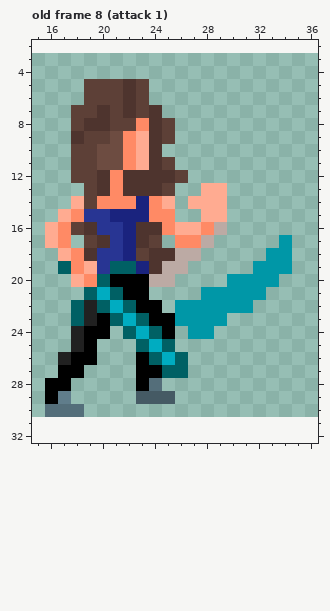
A pixel-art file gets an edit: assets/characters/lilah.aseprite. Above is the file before it was changed.
28x28 pixels, 8 frames. Colours within 5 levels of each other are drawn and written as one. Shown: old frame 8 (attack 1): x 15..36, y 2..32. The old version is drawn lined up with the new one, on the new canvas. The commit also changed other frames, which this record leaves out.
After the commit:
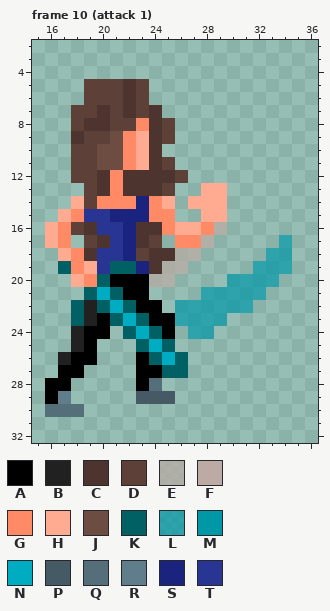
Palette (. is transparent): A #000000  B #212121  C #4e342e  D #5d4037  E #bcaaa4af  F #bcaaa4  G #ff8a65  H #ffab91  J #6d4c41  K #006064  L #0097a7af  M #0097a7  N #00acc1  P #455a64  Q #546e7a  R #607d8b  S #1a237e  T #283593
A new or re-ordered frame is compared with the old frame closest to it.
Author's note on the commit: lilah updated, added walk and jump
Diff:
canvas 28x28 -> 50x34, the old top-left corner now at 15,3
frames 8 -> 26
--- frame 10 (attack 1) is new; against old frame 8 (attack 1)
@@ x 22..36 @@
 15 SSGG..HH.......
-16 SCCGHHGF.......
-17 SCD.GGF.....M..
-18 SDCCFF.....MM..
-19 KSCFF.....MMM..
-20 AAFF....MMMM...
-21 AA....MMMMM....
-22 KAA.MMMMMM.....
-23 NKAAMMMM.......
-24 KNKA.MM........
+16 SCCGHHGE.......
+17 SCD.GGE.....L..
+18 SDCCEE.....LL..
+19 KSCEE.....LLL..
+20 AAEE....LLLL...
+21 AA....LLLLL....
+22 KAA.LLLLLL.....
+23 NKAALLLL.......
+24 KNKA.LL........
 25 .KNK...........
Boxes around the changes in both pictures, in picture pixels (x1, y1, x2, y2):
changed: (149, 222, 292, 339)
